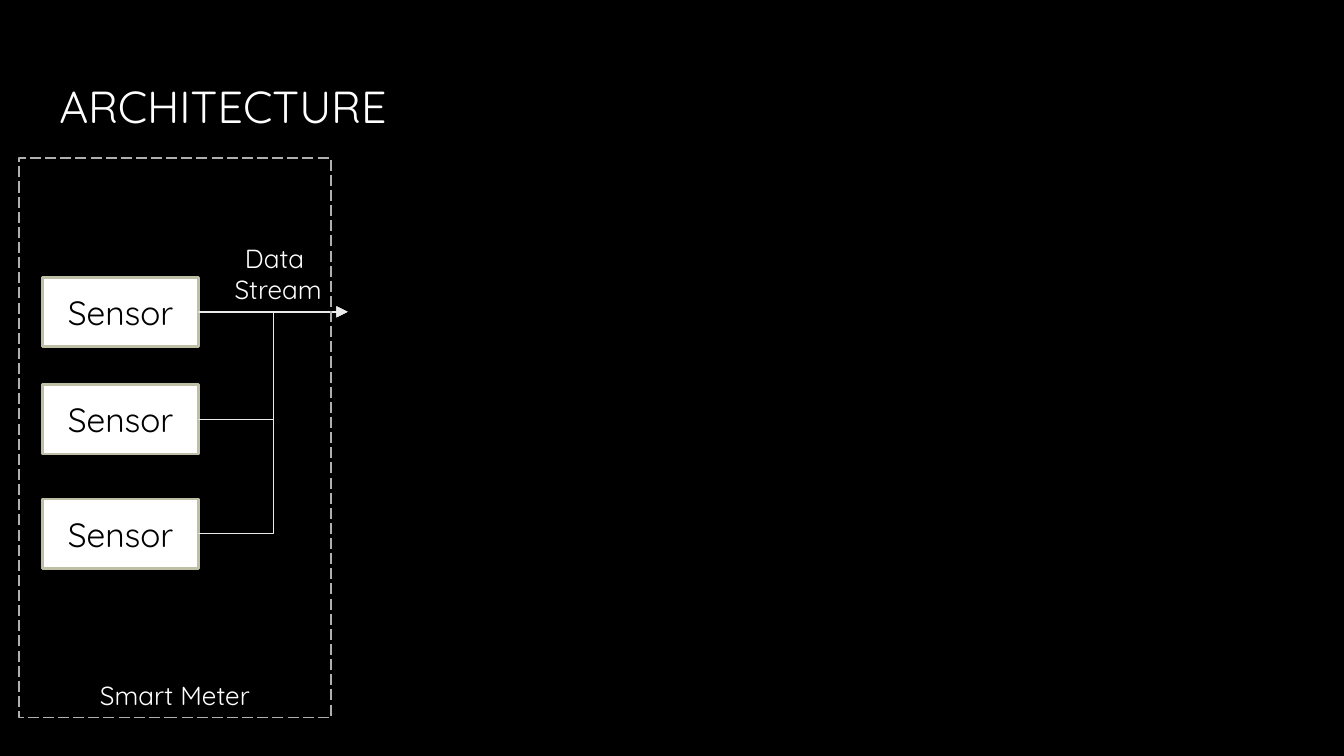
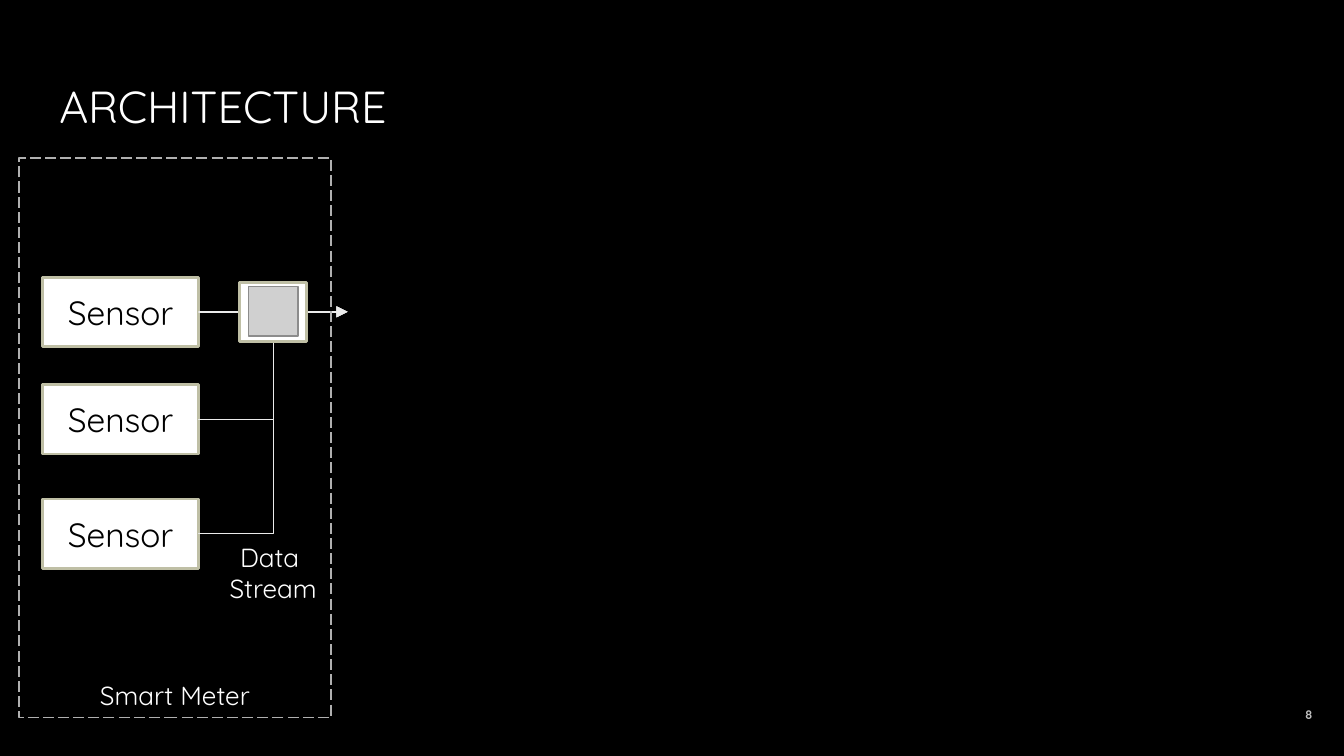
Before and after one commit to JacobEberhardt/decentralized-energy-trading, a slide deck: slide 8 of documentation/Milestone Presentation.pptx. Drawn at 1344x756 pixels with LibreOffice and Linux fonts; fonts in the diff are those of the drawing; grey boxes stand for pictures; background and template pictures are left out. Boxes give left, top, right and bottom in pixels: in the first picture for what was removed or moved away, otherwise in the second. Text is boxed around its words. In the diff, an @@ line names an element or a change of style, - is before the commit and + after.

Commit message:
Update Milestone presentation
- update architecture
- include tips from Jacob
- include benchmarks

```diff
--- a/documentation/Milestone Presentation.pptx
+++ b/documentation/Milestone Presentation.pptx
@@ rectangle added at box(239, 282, 306, 341), fill #FFFFFF, outline #BFBFA5 1.5 pt @@
@@ picture added at box(249, 286, 298, 336) @@
@@ text "Data": place and size @@
-text "Data" at box(235, 249, 322, 300)
+text "Data" at box(230, 548, 317, 599)
@@ page number added at box(1305, 710, 1312, 719), 6.8 pt, text #BFBFBF, bold @@
+8
```
Also in this commit, not shown: 16 other slides changed, 2 slides added.
